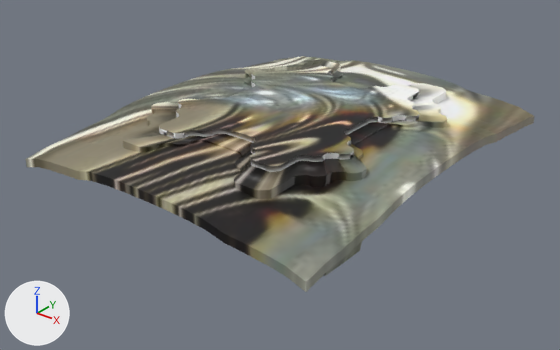
One commit to the FBX model Assets/Models/Environment/AA-STAGE PIECES/Roof.fbx: the scene before it, then after it.
Both versions are drawn from a 50 mm camera at (19.1, -25.0, 13.9) aimed at (0.0, -1.2, -0.9). The axes (+X, +Y, +Z) are drawn at lower left. The lights are the same throughout.

Script lines for the objects in view, before the commit:
```python
me_cube_039 = bpy.data.meshes.new('Cube.039')
me_cube_039.from_pydata(...)  # 4930 vertices, 4391 faces; spans x -7.2..7.2, y -8.9..8.9, z 0.2..1.9
# faces by material slot: [3407, 984]
me_cube_039.materials.append(mat_material_004)  # picture img_9783e8bde2f80588546d921cec0dff32_jpg
me_cube_039.materials.append(mat_material_009)  # white #e7e7e7
ob_roof = bpy.data.objects.new('ROOF', me_cube_039)
ob_roof.location = (0.0, 0.0, 0.0)
```
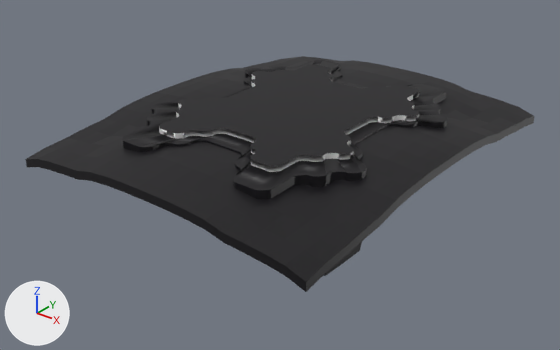
The newer file is also turned or shifted as a whole; pictures and numbers use the older file's frame.

Pixel boxes (x1, y1, x2, y2) of what changed, in the pictures (560 x 350 px):
part 1 of me_cube_039, recoloured
    both: (25, 56, 534, 292)

The change in detail:
Material 'MAIN.002' (mat_main_002) is new.
Its base color is (0.00218, 0.00124, 0.00345) (black #07040b).
me_cube_039 has 4930 vertices, 4391 faces and spans x -7.2..7.2, y -8.9..8.9, z 0.2..1.9.
me_cube_039 is used by ob_roof; location (0.0, 0.0, 0.0).
me_cube_039 part 1: all 3407 faces that had it switch from mat_material_004 (picture img_9783e8bde2f80588546d921cec0dff32_jpg) to mat_main_002 (black #07040b).
